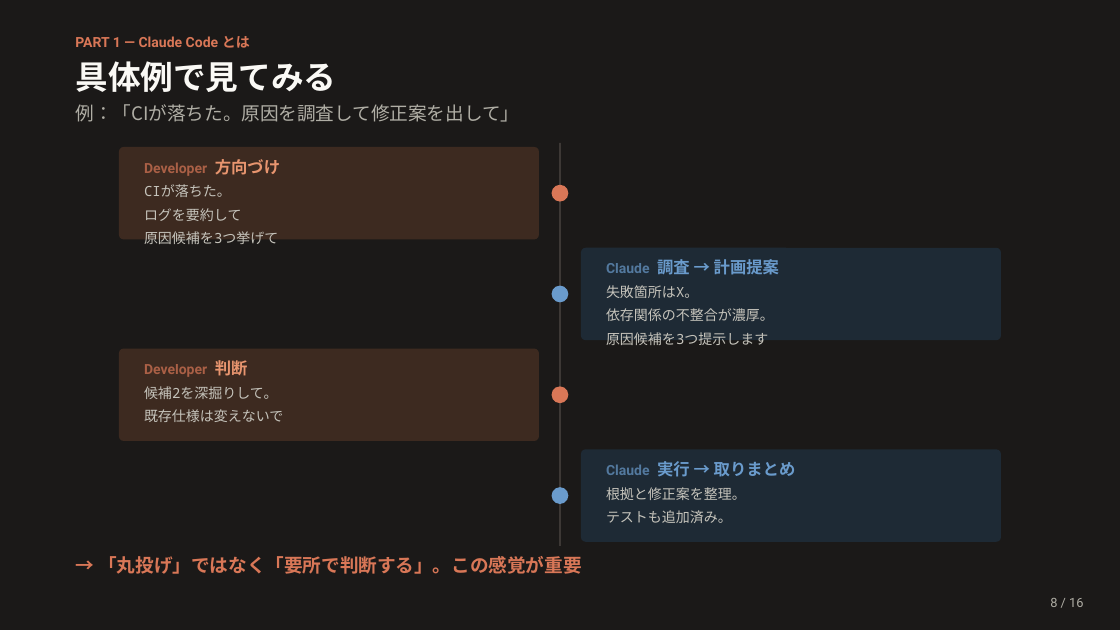
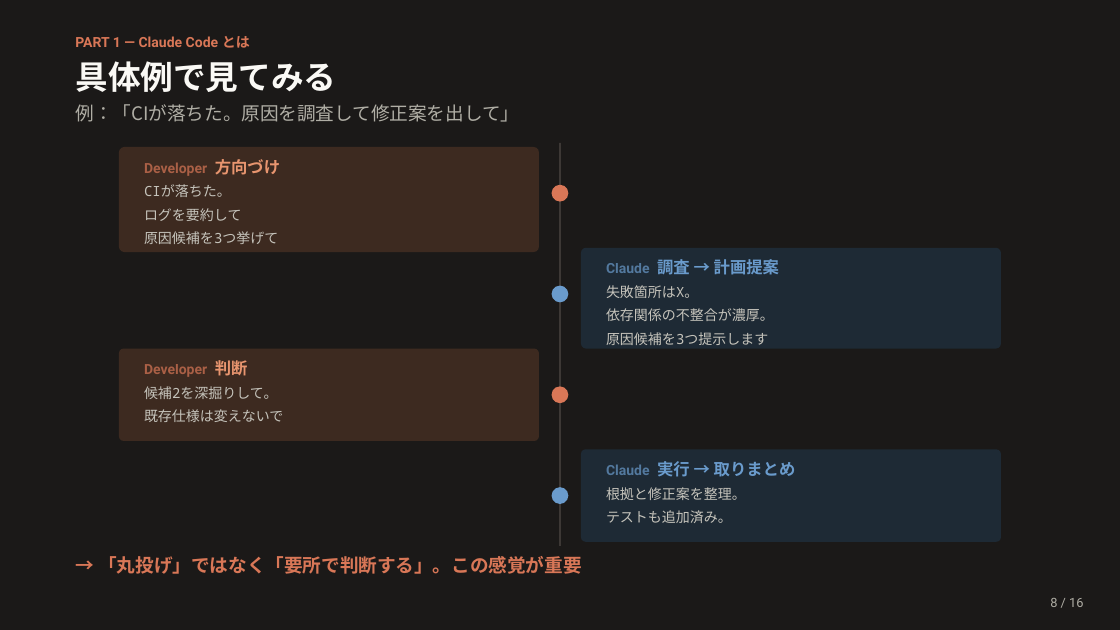
Before and after one commit to Ischca/zenn, a slide deck: slide 8 of slides/session1.pptx. Drawn at 1120x630 pixels with LibreOffice and Linux fonts; fonts in the diff are those of the drawing. Boxes give left, top, right and bottom in pixels: in the first picture for what was removed or moved away, otherwise in the second. Text is boxed around its words. In the diff, an @@ line names an element or a change of style, - is before the commit and + after.

```diff
--- a/slides/session1.pptx
+++ b/slides/session1.pptx
@@ rounded rectangle: place and size @@
-rounded rectangle at <box>119,147,539,239</box>
+rounded rectangle at <box>119,147,539,252</box>
@@ rounded rectangle: place and size @@
-rounded rectangle at <box>581,248,1002,340</box>
+rounded rectangle at <box>581,248,1002,349</box>
```
Also in this commit, not shown: 6 other slides changed, 1 other file.
